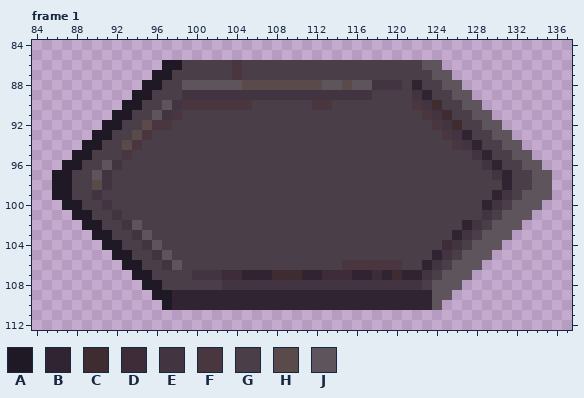
Two versions of one pixel-art file, Assets/Sprites/Tiles/tileMap.aseprite. Above, as it was before the edit.
1000x1000 pixels, 3 frames. Colours within 5 levels of each other are drawn and written as one. Shown: frame 1: x 84..137, y 84..112. The commit also changed other frames or places, which this record leaves out.
Palette (. is transparent): A #1f1926  B #312432  C #3e2c31  D #3e2c39  E #433441  F #49363e  G #4a3e48  H #5a4a4a  J #5e545c
The result:
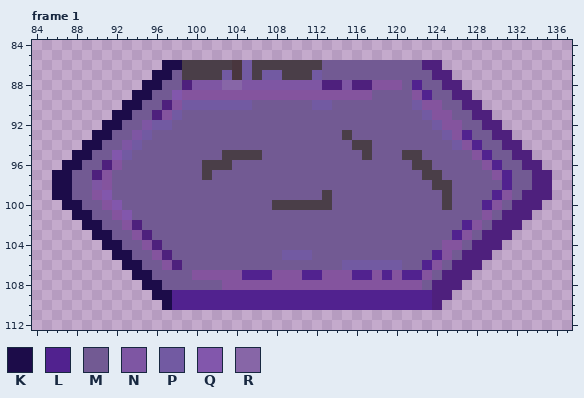
Colours new in this view: K #1c0c49  L #51228f  M #725a93  N #7e56a3  P #725aa2  Q #8257ac  R #8766a7
From old to new:
colour E: #433441 -> #84549e
colour J: #5e545c -> #4e207d
Changed rows in their new state; - is a pixel that keeps its letter.
Frame 1, layer "Flattened":
first column x 86:
 86 -----------KK------P-------MMMMMMMMMM-----------
 87 ----------KKM----P-P-PP---PMMMMMMMMMMM----------
 88 ---------KKMM-NNNRRNNNNNNNN--N-----MLMM---------
 89 --------KKMMQ-------------------MMMM-LMM--------
 90 -------KKMM--PPPPPPPMMMMMMPPMMMMMMMMP-EMM-------
 91 ------KKMM--PMMMMMMMMMMMMMMMMMMMMMMMMP-EMM------
 92 -----KKMMNPPMMMMMMMMMMMMMMMMMMMMMMMMMMP-EMM-----
 93 ----KKMMNPMMMMMMMMMMMMMMMMMMM-MMMMMMMMMP-LMM----
 94 ---KKMMNPMMMMMMMMMMMMMMMMMMMMM--MMMMMMMMP-LMM---
 95 --KKMMQPMMMMMMMMM----MMMMMMMMMM-MMM--MMMMM-LMM--
 96 -KKMM--MMMMMMMM---MMMMMMMMMMMMMMMMMM--MMMMM-LMM-
 97 KKMM--MMMMMMMMM-MMMMMMMMMMMMMMMMMMMMM--MMMMM-LMM
 98 KKMMN-MMMMMMMMMMMMMMMMMMMMMMMMMMMMMMMM--MMMMMLMM
 99 KKMM-QMMMMMMMMMMMMMMMMMMMMM-MMMMMMMMMMM-MMMML-M-
100 -KKMM-QMMMMMMMMMMMMMMM------MMMMMMMMMMM-MMML-M--
101 --KKMM-QMMMMMMMMMMMMMMMMMMMMMMMMMMMMMMMMMMM-M---
102 ---KKMM--MMMMMMMMMMMMMMMMMMMMMMMMMMMMMMMML-M----
103 ----KKMM--MMMMMMMMMMMMMMMMMMMMMMMMMMMMMML-M-----
104 -----KKMM--MMMMMMMMMMMMMMMMMMMMMMMMMMMME-M------
105 ------KKMM--MMMMMMMMMMMPPPMMMMMMMMMMMML-M-------
106 -------KKMM--MMMMMMMMMMMMMMMMPPPPPPMML-M--------
107 --------KKMMMM---EELLLEEELLEEELLELELL-M---------
108 ---------KKMMMMMM--------------------M----------
109 ----------KKLLLLLLLLLLLLLLLLLLLLLLLLLL----------
110 -----------KLLLLLLLLLLLLLLLLLLLLLLLLLL----------
Pixel boxes of the changes (left, top, right, bottom) in both pictures:
changed: (52, 60, 552, 310)
